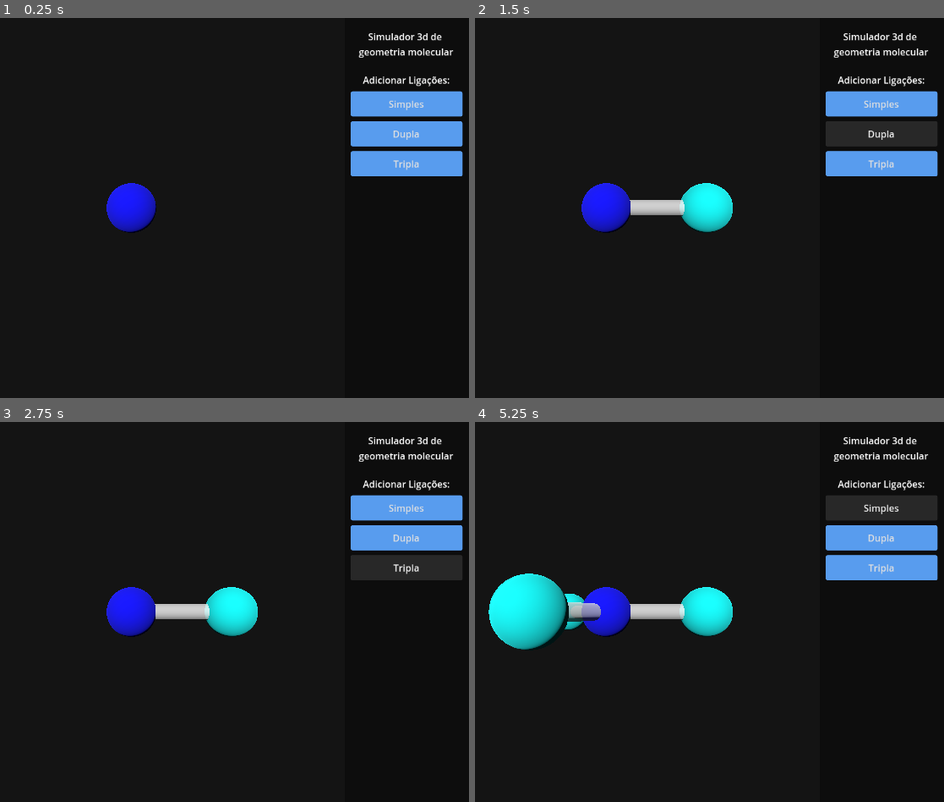
Above: before the commit, frames 1-4 (two rows, left to right).
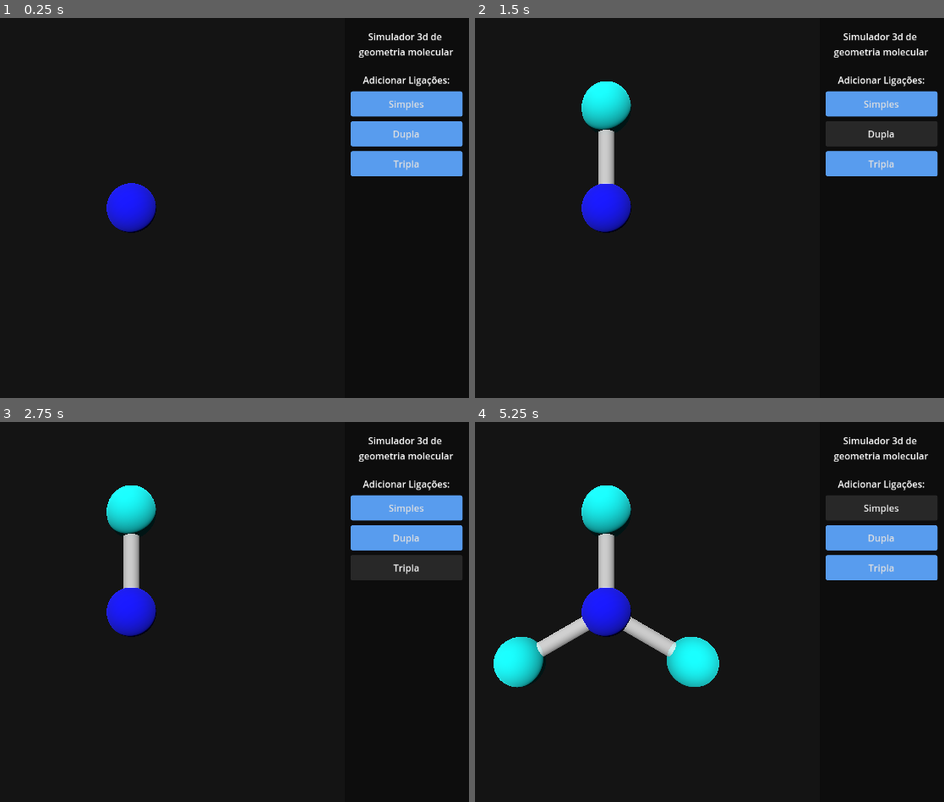
Above: after the commit, the same moments.

Repository: Leminence/molecules-forms
Game: Godot game, scene res://Main/main.tscn
The game is run twice, just before and just after one commit, with the same random seed, the same clock (stepped at 60 frames per second) and the same inputs.
Inputs:
- Up to frame 1 (0.25 s): no input
- Up to frame 2 (1.5 s): click "Simples" at 0.5 s; click "Dupla" at 1.25 s
- Up to frame 3 (2.75 s): click "Tripla" at 2 s
- Up to frame 4 (5.25 s): click "Simples" at 2.75 s; click "Dupla" at 3.5 s; click "Tripla" at 4.25 s; click "Simples" at 5 s

The runs differ from the first frame. In frame 2, 3.1% of the frame differs, in the area x 22-55%, y 16-57%; in frame 3, 3.1%; in frame 4, 8.9%, in the area x 2-55%, y 16-70%.

Commit message:
Pequenas correções de ângulo do átomo

Diff:
--- a/Main/main.tscn
+++ b/Main/main.tscn
@@ -36,6 +36,7 @@
 transform = Transform3D(0.9711343, 0.080800325, -0.22443156, 0, 0.9408808, 0.3387379, 0.23853347, -0.32896, 0.9137216, 0, 0, 0)
 
 [node name="Molecule" type="Node3D" parent="."]
+transform = Transform3D(3.0463725e-06, 0.0017453834, 0.99999845, 0.99999845, -0.001745386, 0, 0.0017453834, 0.9999969, -0.001745386, 0, 0, 0)
 
 [node name="UI" type="CanvasLayer" parent="."]
 
@@ -72,36 +73,36 @@
 grow_horizontal = 2
 grow_vertical = 2
 
-[node name="VBoxContainer2" type="VBoxContainer" parent="UI/Control/ColorRect/MarginContainer"]
+[node name="VBoxContainer" type="VBoxContainer" parent="UI/Control/ColorRect/MarginContainer"]
 layout_mode = 2
 
-[node name="Title" type="Label" parent="UI/Control/ColorRect/MarginContainer/VBoxContainer2"]
+[node name="Title" type="Label" parent="UI/Control/ColorRect/MarginContainer/VBoxContainer"]
 layout_mode = 2
 size_flags_vertical = 0
 text = "Simulador 3d de
 geometria molecular"
 horizontal_alignment = 1
 
-[node name="VBoxContainer" type="VBoxContainer" parent="UI/Control/ColorRect/MarginContainer/VBoxContainer2"]
+[node name="VBoxContainer" type="VBoxContainer" parent="UI/Control/ColorRect/MarginContainer/VBoxContainer"]
 layout_mode = 2
 theme_override_constants/separation = 8
 
-[node name="Label" type="Label" parent="UI/Control/ColorRect/MarginContainer/VBoxContainer2/VBoxContainer"]
+[node name="Label" type="Label" parent="UI/Control/ColorRect/MarginContainer/VBoxContainer/VBoxContainer"]
 layout_mode = 2
 size_flags_vertical = 0
 text = "Adicionar Ligações:"
 horizontal_alignment = 1
 
-[node name="SimpleButton" type="Button" parent="UI/Control/ColorRect/MarginContainer/VBoxContainer2/VBoxContainer"]
+[node name="SimpleButton" type="Button" parent="UI/Control/ColorRect/MarginContainer/VBoxContainer/VBoxContainer"]
 layout_mode = 2
 text = "Simples"
 
-[node name="DualButton" type="Button" parent="UI/Control/ColorRect/MarginContainer/VBoxContainer2/VBoxContainer"]
+[node name="DualButton" type="Button" parent="UI/Control/ColorRect/MarginContainer/VBoxContainer/VBoxContainer"]
 layout_mode = 2
 text = "Dupla"
 
-[node name="TripleButton" type="Button" parent="UI/Control/ColorRect/MarginContainer/VBoxContainer2/VBoxContainer"]
+[node name="TripleButton" type="Button" parent="UI/Control/ColorRect/MarginContainer/VBoxContainer/VBoxContainer"]
 layout_mode = 2
 text = "Tripla"
 
-[connection signal="pressed" from="UI/Control/ColorRect/MarginContainer/VBoxContainer2/VBoxContainer/SimpleButton" to="." method="_on_simple_button_pressed"]
+[connection signal="pressed" from="UI/Control/ColorRect/MarginContainer/VBoxContainer/VBoxContainer/SimpleButton" to="." method="_on_simple_button_pressed"]
--- a/Main/molecule_generator.gd
+++ b/Main/molecule_generator.gd
@@ -27,10 +27,8 @@
 	if event is InputEventMouseButton:
 		if event.button_index == MOUSE_BUTTON_LEFT:
 			rotating = event.pressed
-			print("Rotating: ", rotating)
 
 	elif event is InputEventMouseMotion and rotating:
-		# Use event.relative diretamente (deslocamento do mouse desde o último frame)
 		var rel: Vector2 = event.relative
 		# Girar em Y (horizontal) e X (vertical)
 		molecule.rotate_y(rel.x * rotation_speed)
@@ -47,6 +45,7 @@
 	sphere.radius = 0.25
 	sphere.height = 0.5
 
+	# Define o material do átomo
 	var atom_material = StandardMaterial3D.new()
 	atom_material.albedo_color = color
 	atom.material_override = atom_material
@@ -74,6 +73,7 @@
 	bond_material.albedo_color.a = 0.8
 
 	# Adiciona o cilindro como filho do átomo original para herdar a transformação
+	bond.name = "Bond"
 	new_atom.add_child(bond)
 
 	# Posiciona no ponto médio entre os átomos
@@ -96,6 +96,7 @@
 	var y: float = 0.0
 	var z: float = 0.0
 	for i in range(Atoms.size()):
+		# Distribui os átomos em um círculo ao redor do átomo central
 		if Atoms.size() >= 0:
 			var angle = i * (PI * 2 / Atoms.size())
 			x = cos(angle)
